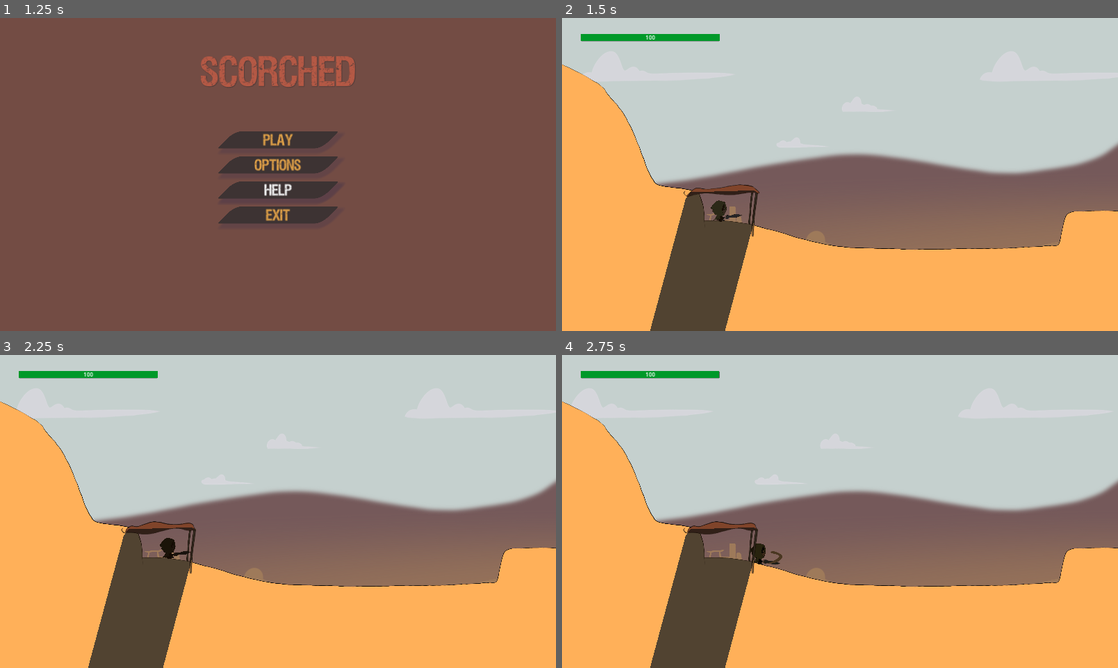
Above: before the commit, frames 1-4 (two rows, left to right).
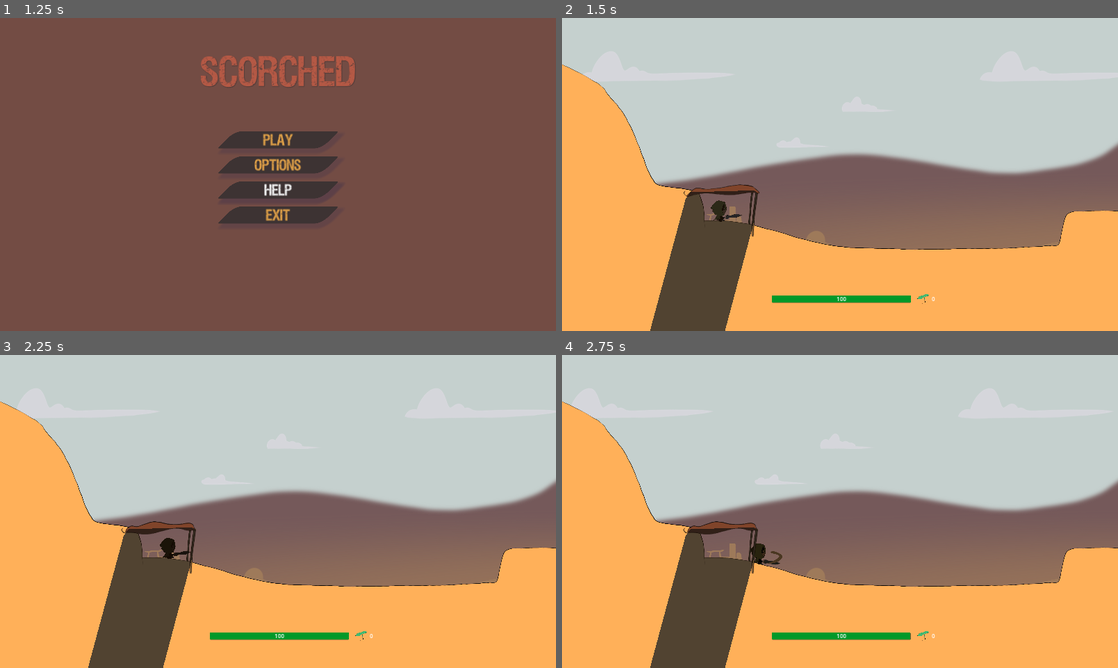
Above: after the commit, the same moments.

Repository: Niimphu/NewbieGameJam2023
Game: Godot game, scene res://Levels/MainMenu/MainMenu.tscn
Same seed, same stepped clock (60 frames per second), same inputs: the game is played once before the commit and once after it.
Inputs:
- Up to frame 1 (1.25 s): click "Help" at 0.5 s
- Up to frame 2 (1.5 s): click "Play" at 1.25 s
- Up to frame 3 (2.25 s): hold Right (ui_right) from 2.03 s (still down); hold J (attack) from 2.03 s (still down)
- Up to frame 4 (2.75 s): keep holding Right (ui_right); keep holding J (attack); tap Space (jump) at 2.27 s

Frame 1 is identical in both runs. In frame 2, 1.2% of the frame differs, in the area x 3-68%, y 5-92%; in frame 3, 1.2%; in frame 4, 1.2%.

Commit message:
shiny sprout collectibles

Diff:
--- a/Characters/Player/PlayerStatManager.gd
+++ b/Characters/Player/PlayerStatManager.gd
@@ -23,6 +23,7 @@
 
 var can_regenerate_health: bool = true
 var is_in_shade: bool = true
+var sprouts_collected = 0
 
 func _ready():
 	self.connect("player_parasol_state_changed", _on_player_parasol_state_changed)
--- a/Characters/Player/UI/PlayerUI.tscn
+++ b/Characters/Player/UI/PlayerUI.tscn
@@ -1,7 +1,8 @@
-[gd_scene load_steps=3 format=3 uid="uid://5vev7xxhbg3f"]
+[gd_scene load_steps=4 format=3 uid="uid://5vev7xxhbg3f"]
 
 [ext_resource type="PackedScene" uid="uid://pxkpj2ulp307" path="res://Characters/Player/UI/HealthBar.tscn" id="1_u56eb"]
 [ext_resource type="PackedScene" uid="uid://d1ivkak7cgg1v" path="res://Characters/Player/UI/Vignette.tscn" id="2_1i8ju"]
+[ext_resource type="PackedScene" uid="uid://bfsq7oggqoy3m" path="res://Characters/Player/UI/Sprouts.tscn" id="2_fmowf"]
 
 [node name="PlayerUI" type="Control"]
 layout_mode = 3
@@ -11,12 +12,18 @@
 grow_horizontal = 2
 grow_vertical = 2
 
+[node name="Vignette" parent="." instance=ExtResource("2_1i8ju")]
+layout_mode = 0
+
+[node name="Sprouts" parent="." instance=ExtResource("2_fmowf")]
+offset_left = 1009.0
+offset_top = 785.0
+offset_right = 1049.0
+offset_bottom = 825.0
+
 [node name="HealthBar" parent="." instance=ExtResource("1_u56eb")]
 layout_mode = 1
-offset_left = -746.0
-offset_top = -403.0
-offset_right = -346.0
-offset_bottom = -383.0
-
-[node name="Vignette" parent="." instance=ExtResource("2_1i8ju")]
-layout_mode = 0
+offset_left = -196.0
+offset_top = 349.0
+offset_right = 204.0
+offset_bottom = 369.0
--- /dev/null
+++ b/Characters/Player/UI/Sprouts.gd
@@ -0,0 +1,6 @@
+extends Control
+
+@onready var sprouts_label: Label = $SproutsCollected
+
+func _process(_delta):
+	sprouts_label.text = str(PlayerStatManager.sprouts_collected)
--- /dev/null
+++ b/Characters/Player/UI/Sprouts.tscn
@@ -0,0 +1,27 @@
+[gd_scene load_steps=3 format=3 uid="uid://bfsq7oggqoy3m"]
+
+[ext_resource type="Script" path="res://Characters/Player/UI/Sprouts.gd" id="1_xv745"]
+[ext_resource type="Texture2D" uid="uid://dwxegtnmg8crw" path="res://Levels/Environment/Sprout/Sprout.png" id="2_2vset"]
+
+[node name="Sprouts" type="Control"]
+layout_mode = 3
+anchors_preset = 0
+offset_right = 40.0
+offset_bottom = 40.0
+script = ExtResource("1_xv745")
+
+[node name="TextureRect" type="TextureRect" parent="."]
+layout_mode = 0
+offset_left = 8.0
+offset_right = 55.0
+offset_bottom = 49.0
+texture = ExtResource("2_2vset")
+expand_mode = 1
+
+[node name="SproutsCollected" type="Label" parent="."]
+layout_mode = 0
+offset_left = 55.0
+offset_top = 11.0
+offset_right = 89.0
+offset_bottom = 43.0
+text = "0"
--- /dev/null
+++ b/Levels/Environment/Sprout/Sprout.gd
@@ -0,0 +1,7 @@
+extends Area2D
+
+func _on_body_entered(body):
+	if body.is_class("CharacterBody2D"):
+		PlayerStatManager.health = 100
+		PlayerStatManager.sprouts_collected += 1
+		queue_free()
--- /dev/null
+++ b/Levels/Environment/Sprout/Sprout.tscn
@@ -0,0 +1,20 @@
+[gd_scene load_steps=4 format=3 uid="uid://c1yl180l5y16p"]
+
+[ext_resource type="Script" path="res://Levels/Environment/Sprout/Sprout.gd" id="1_mgtq2"]
+[ext_resource type="Texture2D" uid="uid://dwxegtnmg8crw" path="res://Levels/Environment/Sprout/Sprout.png" id="1_ychvu"]
+
+[sub_resource type="RectangleShape2D" id="RectangleShape2D_ypot7"]
+size = Vector2(24, 13)
+
+[node name="Sprout" type="Area2D"]
+collision_layer = 512
+collision_mask = 2
+script = ExtResource("1_mgtq2")
+
+[node name="CollisionShape2D" type="CollisionShape2D" parent="."]
+position = Vector2(-1, -6.5)
+shape = SubResource("RectangleShape2D_ypot7")
+
+[node name="Sprite2D" type="Sprite2D" parent="."]
+scale = Vector2(0.07, 0.07)
+texture = ExtResource("1_ychvu")
--- a/Levels/Level 1/level_1.tscn
+++ b/Levels/Level 1/level_1.tscn
@@ -45,7 +45,7 @@
 collision_mask = 2
 
 [node name="CollisionShape2D" type="CollisionShape2D" parent="FallZone"]
-position = Vector2(3903.5, 1186)
+position = Vector2(3979, 1060)
 shape = SubResource("RectangleShape2D_4u3k7")
 
 [node name="Ground" type="Sprite2D" parent="."]
@@ -176,7 +176,7 @@
 one_way_collision = true
 
 [node name="CollisionPolygon2D14" type="CollisionPolygon2D" parent="StaticBody2D2"]
-polygon = PackedVector2Array(5185, 351, 5190, 345, 5235, 342, 5236, 364, 5245, 410, 5238, 570, 5229, 770, 5242, 970, 5142, 967, 5154, 690, 5187, 555, 5190, 456, 5177, 400)
+polygon = PackedVector2Array(5185, 351, 5190, 345, 5235, 342, 5236, 364, 5245, 410, 5238, 570, 5229, 770, 5242, 970, 5142, 967, 5163, 700, 5176, 564, 5179, 472, 5177, 400)
 one_way_collision = true
 
 [node name="CollisionPolygon2D15" type="CollisionPolygon2D" parent="StaticBody2D2"]
--- a/Levels/Tutorial/Tutorial.tscn
+++ b/Levels/Tutorial/Tutorial.tscn
@@ -14,9 +14,11 @@
 [ext_resource type="Texture2D" uid="uid://uoytr81ypsrb" path="res://Levels/Tutorial/Sprites/Tarp/TutorialTarp1.png" id="5_f0qxo"]
 [ext_resource type="Texture2D" uid="uid://p7asarttv1kh" path="res://Levels/Tutorial/Sprites/Tarp/TutorialTarp2.png" id="6_8doms"]
 [ext_resource type="Texture2D" uid="uid://duv0rb6wypebh" path="res://Levels/Tutorial/Sprites/Tarp/TutorialTarp3.png" id="7_o5mgf"]
+[ext_resource type="Texture2D" uid="uid://dmkefks4nt3ac" path="res://Levels/Tutorial/Sprites/RustyBarrel.png" id="8_di1kg"]
 [ext_resource type="Texture2D" uid="uid://bntcm8a5xf31m" path="res://Levels/Tutorial/Sprites/Tarp/TutorialTarp4.png" id="8_nj375"]
 [ext_resource type="Texture2D" uid="uid://c4debxvmbvinc" path="res://Levels/Tutorial/Sprites/Tarp/TutorialTarp5.png" id="9_v6gmv"]
 [ext_resource type="PackedScene" uid="uid://denmcawtlettb" path="res://Levels/Environment/Sun.tscn" id="16_r1fc6"]
+[ext_resource type="PackedScene" uid="uid://c1yl180l5y16p" path="res://Levels/Environment/Sprout/Sprout.tscn" id="19_0d7sr"]
 
 [sub_resource type="RectangleShape2D" id="RectangleShape2D_7g1mk"]
 size = Vector2(20, 117)
@@ -92,6 +94,11 @@
 
 [node name="Ground" type="StaticBody2D" parent="."]
 
+[node name="Barrel" type="Sprite2D" parent="Ground"]
+position = Vector2(3946, 475)
+scale = Vector2(0.2, 0.2)
+texture = ExtResource("8_di1kg")
+
 [node name="Polygon2D" type="Polygon2D" parent="Ground"]
 color = Color(0.976471, 0.886275, 0.741176, 1)
 polygon = PackedVector2Array(-255, 11, -716, -217, -748, 1099, -171, 1042)
@@ -104,10 +111,13 @@
 [node name="CollisionPolygon2D" type="CollisionPolygon2D" parent="Ground"]
 position = Vector2(2398, 376)
 scale = Vector2(0.524625, 0.520009)
-polygon = PackedVector2Array(-4946.5, -643, -4946.5, -641.8, …(907 unchanged characters)… .5, -1044.5, 191.5, -873.004, 198.073, -282.106, 184.612, -270.5, 183.8, -251.5, …(1571 unchanged characters)…
+polygon = PackedVector2Array(-4946.5, -643, -4946.5, -641.8, …(907 unchanged characters)… .5, -1044.5, 191.5, -873.004, 198.073, -566.118, 205.766, -282.106, 184.612, -270.5, 183.8, -251.5, …(1571 unchanged characters)…
 
 [node name="Crate" parent="." instance=ExtResource("5_48eq1")]
 position = Vector2(1974, 424)
+
+[node name="Sprout" parent="." instance=ExtResource("19_0d7sr")]
+position = Vector2(3937, 484)
 
 [node name="CrateBoundary" type="StaticBody2D" parent="."]
 position = Vector2(1275.05, 346.025)
@@ -128,13 +138,6 @@
 position = Vector2(199, 428)
 floor_stop_on_slope = false
 floor_max_angle = 0.872665
-DECELERATION = 30.0
-ACCELERATION = 40.0
-JUMP_VELOCITY = -460.0
-MAX_WALK_VELOCITY = 250.0
-ATTACKING_VELOCITY_MOD = 0.5
-PARASOL_GRAVITY_MODIFIER = 0.25
-OBJECT_PUSH_FORCE = 2000.0
 SHADOW_TRANSITION_SCALE = 2.0
 
 [node name="RemoteTransform2D" type="RemoteTransform2D" parent="Player"]
@@ -179,3 +182,5 @@
 [node name="CanvasModulate" type="CanvasModulate" parent="."]
 color = Color(0.25098, 0.25098, 0.25098, 1)
 metadata/_edit_lock_ = true
+
+[connection signal="body_entered" from="Sprout" to="Sprout" method="_on_body_entered"]
--- a/project.godot
+++ b/project.godot
@@ -133,6 +133,8 @@
 2d_physics/layer_4="PhysicsObjects"
 2d_physics/layer_5="PhysicsObjectBoundaries"
 2d_physics/layer_6="PlayerParasolSwingAttack"
+2d_physics/layer_10="Collectible"
+2d_physics/layer_11="FallZone"
 2d_physics/layer_15="PlayerShadowDetectionArea"
 
 [rendering]
Binary file added: Levels/Environment/Sprout/Sprout.png
Not shown, added: Levels/Environment/Sprout/Sprout.png.import
Binary file added: Levels/Tutorial/Sprites/RustyBarrel.png
Not shown, added: Levels/Tutorial/Sprites/RustyBarrel.png.import
Not shown: 1 places in Levels/Tutorial/Tutorial.tscn that only renumber resources
